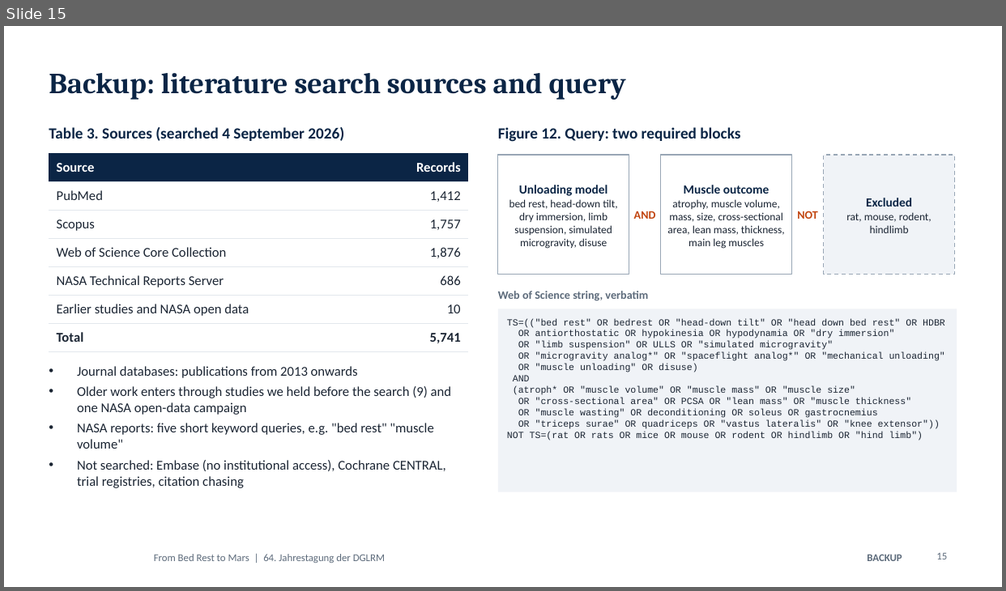
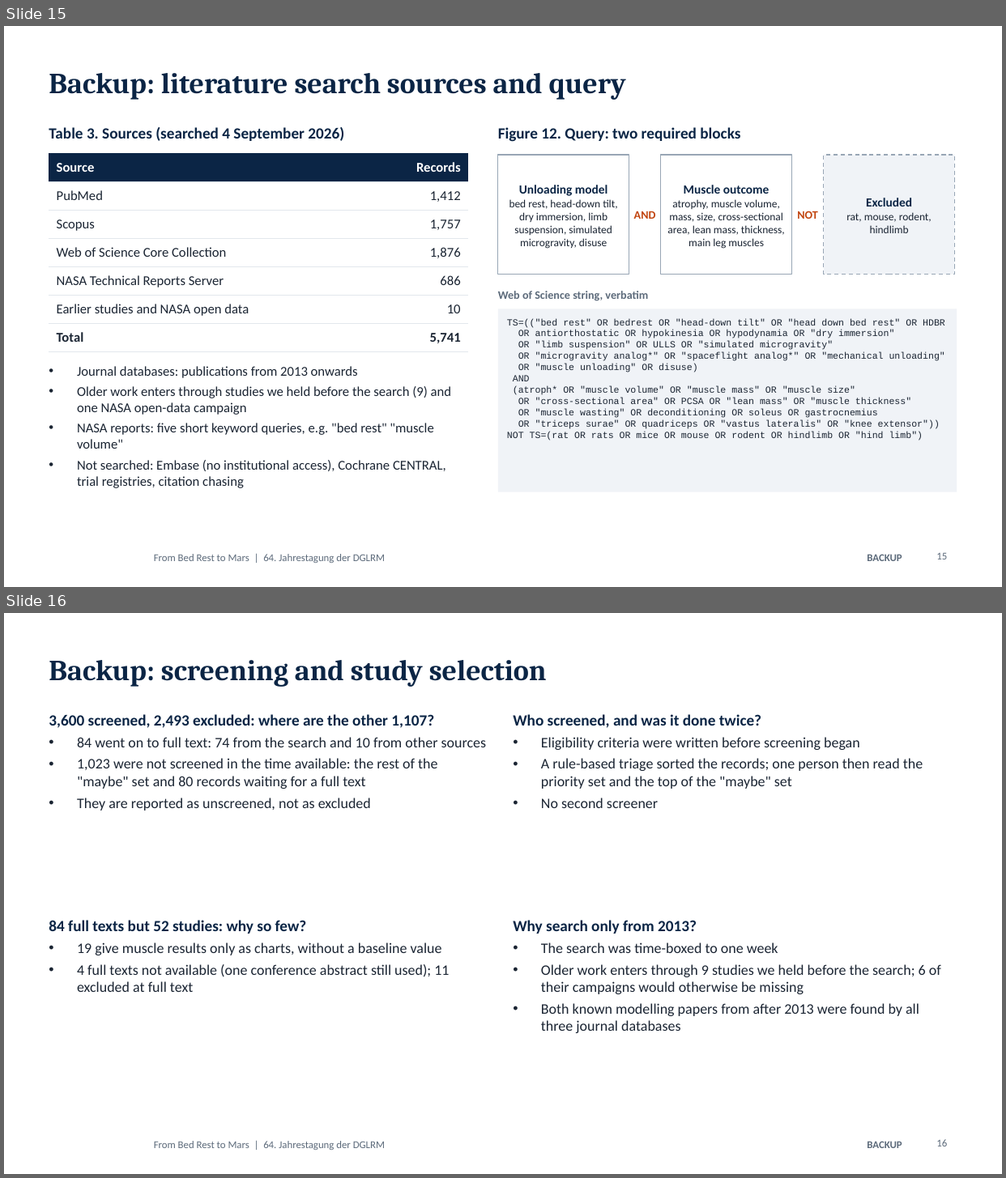
Before and after one commit to MiladBahariQaragoz/BedrestToMars, a slide deck: presentation/bed-rest-to-mars-talk.pptx. Shown one above the other, each under a label of ours: slide 15 before the commit, slides 15 and 16 after it. The pictures are 1006x591 and 1006x1178 pixels, drawn with LibreOffice and Linux fonts; fonts in the diff are those of the drawing; background and template pictures are left out. Boxes give left, top, right and bottom in pixels: in the first picture for what was removed or moved away, otherwise in the second. Text is boxed around its words. In the diff, an @@ line names an element or a change of style, - is before the commit and + after.

```diff
--- a/presentation/bed-rest-to-mars-talk.pptx
+++ b/presentation/bed-rest-to-mars-talk.pptx
@@ slide 16 added at bbox=[4, 613, 1002, 1174], background #FFFFFF; not listed: 1 template element that a slide beside it also shows @@
@@ title added at bbox=[49, 660, 547, 687], 28 pt, text #0B2545, bold @@
+Backup: screening and study selection
@@ text added at bbox=[49, 714, 487, 811], 14 pt, text #1B2533 @@
+3,600 screened, 2,493 excluded: where are the other 1,107?
+• 84 went on to full text: 74 from the search and 10 from other sources
+• 1,023 were not screened in the time available: the rest of the "maybe" set and 80 records waiting for a full text
+• They are reported as unscreened, not as excluded
@@ text added at bbox=[513, 714, 923, 808], 14 pt, text #1B2533 @@
+Who screened, and was it done twice?
+• Eligibility criteria were written before screening began
+• A rule-based triage sorted the records; one person then read the priority set and the top of the "maybe" set
+• No second screener
@@ text added at bbox=[49, 920, 449, 992], 14 pt, text #1B2533 @@
+84 full texts but 52 studies: why so few?
+• 19 give muscle results only as charts, without a baseline value
+• 4 full texts not available (one conference abstract still used); 11 excluded at full text
@@ text added at bbox=[513, 920, 941, 1033], 14 pt, text #1B2533 @@
+Why search only from 2013?
+• The search was time-boxed to one week
+• Older work enters through 9 studies we held before the search; 6 of their campaigns would otherwise be missing
+• Both known modelling papers from after 2013 were found by all three journal databases
@@ text added at bbox=[867, 1141, 901, 1148], 10 pt, text #5D6B7B, bold @@
+BACKUP
@@ page number added at bbox=[936, 1139, 947, 1147], 10 pt, text #5D6B7B @@
+16
```
Also in this commit, not shown: 1 slide changed, 2 other slides added, 4 other files.
